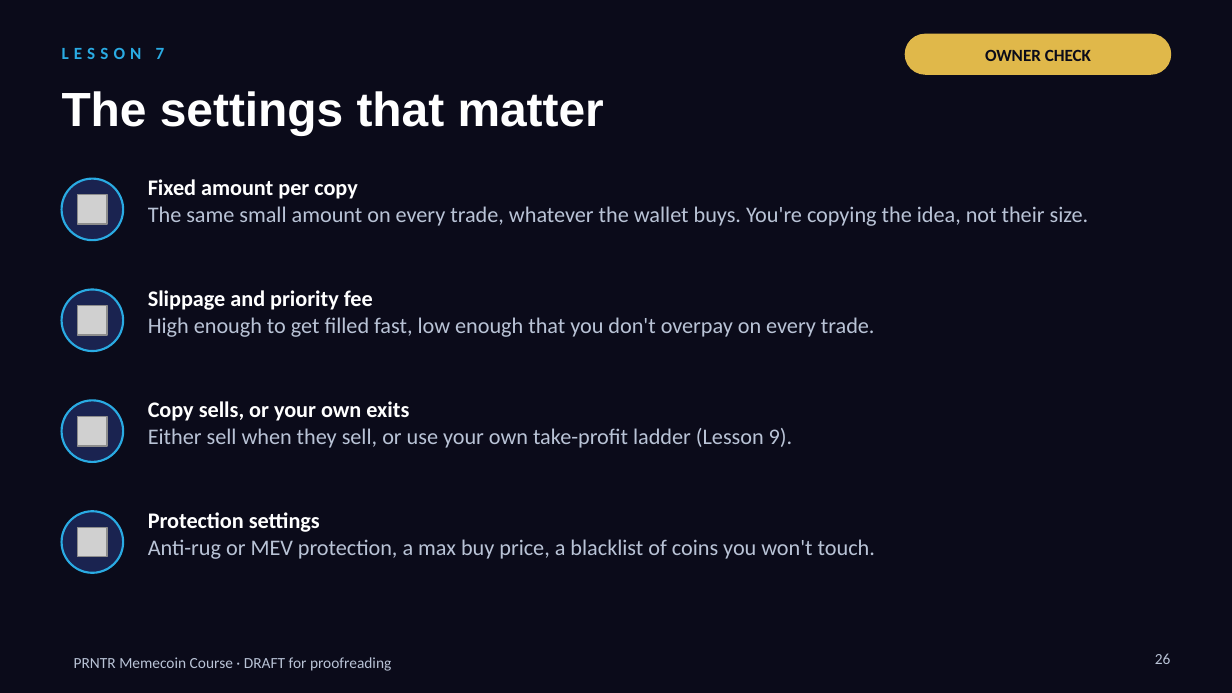
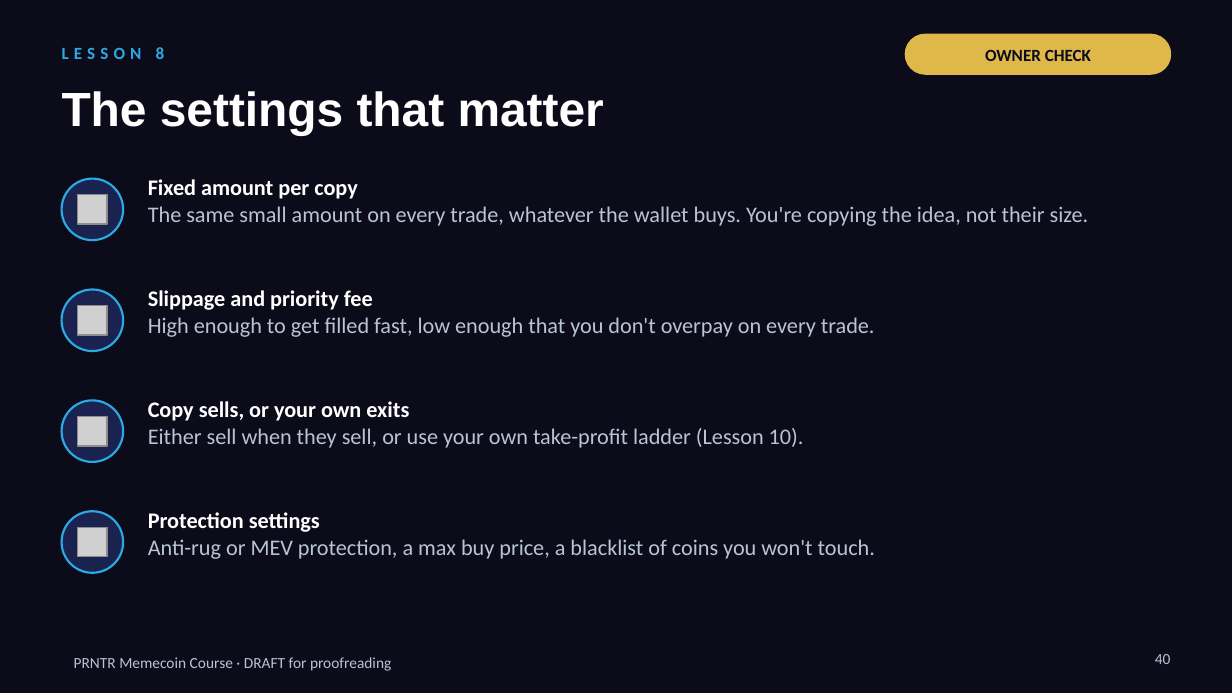
Before and after one commit to dropshippingpharmacist/SDFSDFSFDS, a slide deck: slide 40 of business_course/memecoin_course/PRNTR_Memecoin_Course_DRAFT.pptx (slide 26 before the commit). Drawn at 1232x693 pixels with LibreOffice and Linux fonts; fonts in the diff are those of the drawing; grey boxes stand for pictures. Boxes give left, top, right and bottom in pixels: in the first picture for what was removed or moved away, otherwise in the second. Text is boxed around its words. In the diff, an @@ line names an element or a change of style, - is before the commit and + after.

```diff
--- a/business_course/memecoin_course/PRNTR_Memecoin_Course_DRAFT.pptx
+++ b/business_course/memecoin_course/PRNTR_Memecoin_Course_DRAFT.pptx
@@ text at [62,47,165,59]: text changed @@
-LESSON 7
+LESSON 8
@@ text at [148,428,804,448]: text changed @@
-Either sell when they sell, or use your own take-profit ladder (Lesson 9).
+Either sell when they sell, or use your own take-profit ladder (Lesson 10).
@@ page number at [1155,654,1171,664]: text changed @@
-26
+40
```
Also in this commit, not shown: 22 other slides changed, 14 slides added, 4 other files.
